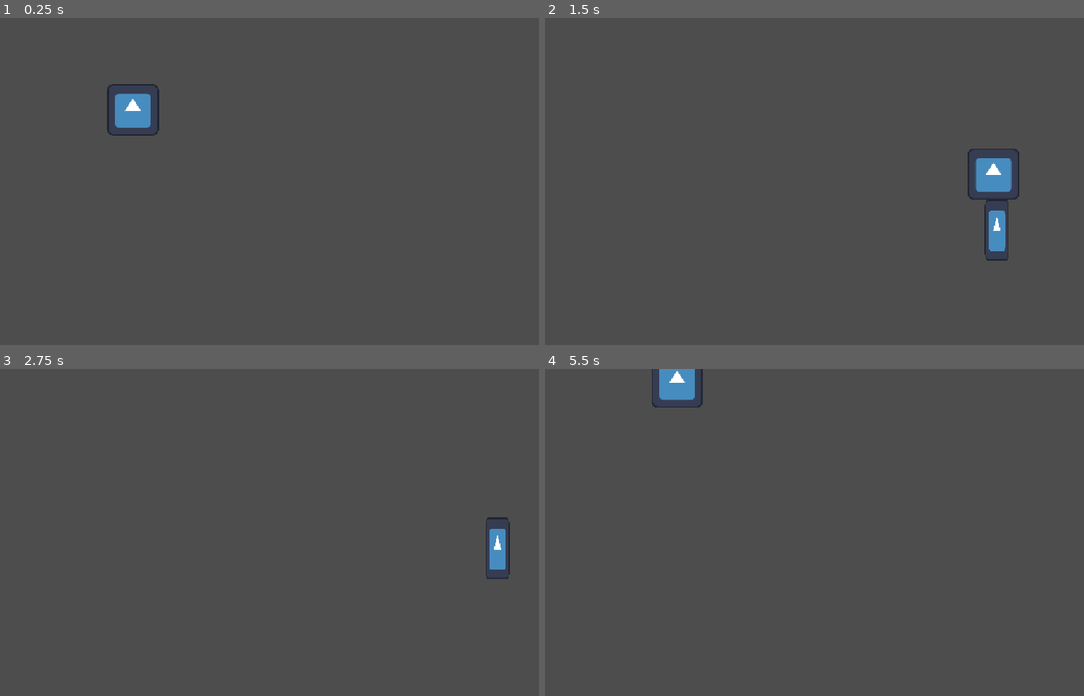
Above: before the commit, frames 1-4 (two rows, left to right).
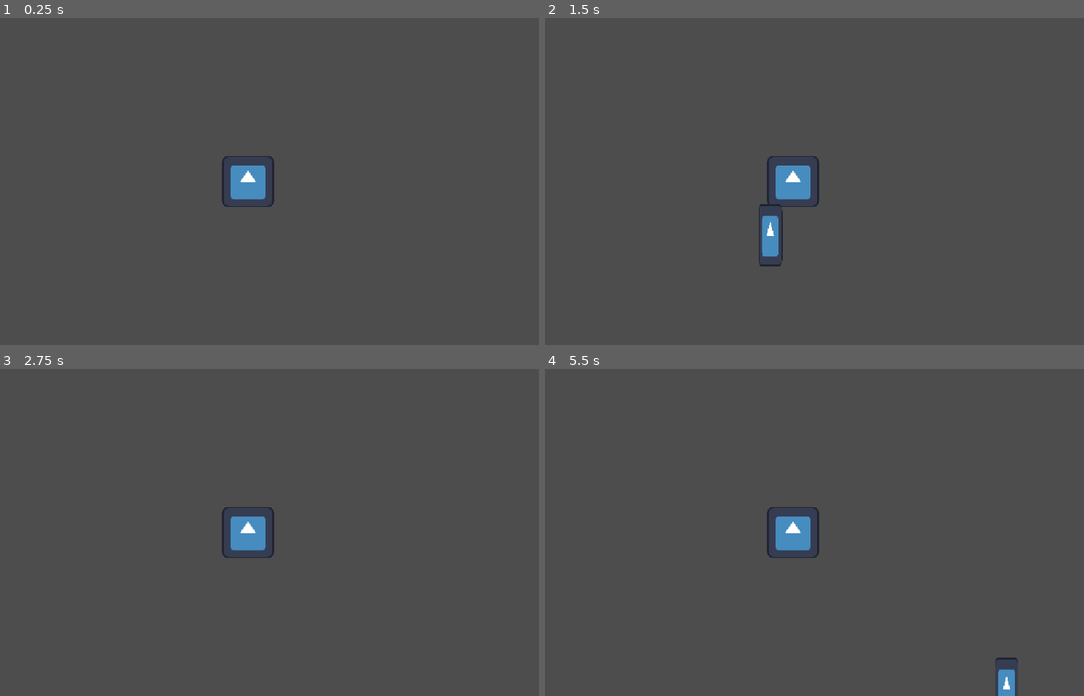
Above: after the commit, the same moments.

Repository: KxtR-27/CS414_SaveTheIdiot
Game: Godot game, scene res://main.tscn
Two runs of this game, one before a commit and one after it. Both use one fixed random seed, a clock stepped at 60 frames per second and the inputs below. The engine's default icon, where the game draws it, is replaced by a stand-in: a white triangle on a blue panel in a dark square.
Inputs:
- Up to frame 1 (0.25 s): no input
- Up to frame 2 (1.5 s): hold D (right) 0.53-1.28 s; tap Q (ability1) at 0.6 s; hold S (down) from 1.28 s (still down); tap E (ability2) at 1.35 s
- Up to frame 3 (2.75 s): release S (down) at 2.03 s; hold D (right) from 2.03 s (still down); tap Q (ability1) at 2.1 s
- Up to frame 4 (5.5 s): release D (right) at 2.78 s; hold W (up) 2.78-3.53 s; tap E (ability2) at 2.85, 4.35 s; tap Enter at 3.5, 5 s; hold A (left) 3.53-5.03 s; tap Q (ability1) at 3.6, 5.1 s; tap Space at 4.25 s; hold S (down) from 5.03 s (still down)

The runs differ from the first frame. In frame 1, 1.7% of the frame differs, in the area x 19-51%, y 20-58%; in frame 2, 2.7%, in the area x 39-88%, y 40-76%; in frame 3, 1.3%; in frame 4, 1.9%.

Commit message:
Refactor file names and structure, add class names
- Move the BasePlayer to its own scene (just like the BaseEnemy already had its own)

- Move scenes and scripts to corresponding subfolders within the `components` folder
  → this keeps them organized
  → should anyone desire to use VSCode, this is what the engine integration expects

- Add class names to make player and enemy extensible

- Move camera to within BasePlayer
  → the camera now follows the player by itself

Diff:
--- a/godot/base_enemy.gd
+++ b/godot/components/base_enemy/base_enemy.gd
@@ -1,3 +1,4 @@
+class_name BaseEnemy
 extends CharacterBody2D
 
 @onready var curr_state : State = State.LOCATING
--- a/godot/base_enemy.tscn
+++ b/godot/components/base_enemy/base_enemy.tscn
@@ -1,6 +1,6 @@
 [gd_scene format=3 uid="uid://d1ks7xuvlpa75"]
 
-[ext_resource type="Script" uid="uid://bw1quqx726ye3" path="res://base_enemy.gd" id="1_72wxb"]
+[ext_resource type="Script" uid="uid://bw1quqx726ye3" path="res://components/base_enemy/base_enemy.gd" id="1_72wxb"]
 [ext_resource type="Texture2D" uid="uid://mm4p6mieif4v" path="res://icon.svg" id="2_nxij1"]
 
 [sub_resource type="RectangleShape2D" id="RectangleShape2D_8vink"]
@@ -12,20 +12,22 @@
 [node name="BaseEnemy" type="CharacterBody2D" unique_id=1599695685]
 scale = Vector2(0.9599999, 0.9599999)
 script = ExtResource("1_72wxb")
+metadata/_edit_group_ = true
 
-[node name="Sprite2D" type="Sprite2D" parent="." unique_id=703301080]
+[node name="Sprite" type="Sprite2D" parent="." unique_id=703301080]
 position = Vector2(1, 0)
 scale = Vector2(0.3828125, 1)
 texture = ExtResource("2_nxij1")
 
-[node name="CollisionShape2D" type="CollisionShape2D" parent="." unique_id=2032780794]
+[node name="Shape" type="CollisionShape2D" parent="." unique_id=2032780794]
 position = Vector2(1, 0)
 shape = SubResource("RectangleShape2D_8vink")
 
-[node name="Area2D" type="Area2D" parent="." unique_id=1541520317]
+[node name="Area" type="Area2D" parent="." unique_id=1541520317]
+metadata/_edit_lock_ = true
 
-[node name="CollisionShape2D" type="CollisionShape2D" parent="Area2D" unique_id=2054265119]
+[node name="Shape" type="CollisionShape2D" parent="Area" unique_id=2054265119]
 scale = Vector2(15.916666, 15.916666)
 shape = SubResource("CircleShape2D_n3d2o")
 
-[connection signal="body_entered" from="Area2D" to="." method="_on_area_2d_body_entered"]
+[connection signal="body_entered" from="Area" to="." method="_on_area_2d_body_entered"]
--- a/godot/player_character.gd
+++ b/godot/components/base_player/base_player.gd
@@ -1,3 +1,4 @@
+class_name BasePlayer
 extends CharacterBody2D
 
 var ability_cooldowns : Dictionary = {
@@ -24,7 +25,7 @@
 		not ability_cooldowns["Q"]
 	):
 		ability_cooldowns["Q"] = true
-		var timer : Timer = $Ability1Cooldown
+		var timer : Timer = $Cooldowns/Ability1Cooldown
 		timer.start()
 		print("pressed Q")
 
@@ -32,7 +33,7 @@
 		not ability_cooldowns["E"]
 	):
 		ability_cooldowns["E"] = true
-		var timer : Timer = $Ability2Cooldown
+		var timer : Timer = $Cooldowns/Ability2Cooldown
 		timer.start()
 		print("pressed E")
 
--- /dev/null
+++ b/godot/components/base_player/base_player.tscn
@@ -0,0 +1,30 @@
+[gd_scene format=3 uid="uid://8ojtytwbd10o"]
+
+[ext_resource type="Script" uid="uid://kk8m7xmlonb5" path="res://components/base_player/base_player.gd" id="1_qp1xa"]
+[ext_resource type="Texture2D" uid="uid://mm4p6mieif4v" path="res://icon.svg" id="2_xxaf0"]
+
+[sub_resource type="CircleShape2D" id="CircleShape2D_llgru"]
+radius = 50.0
+
+[node name="BasePlayer" type="CharacterBody2D" unique_id=72684832]
+script = ExtResource("1_qp1xa")
+
+[node name="Sprite" type="Sprite2D" parent="." unique_id=557455774]
+scale = Vector2(0.8, 0.8)
+texture = ExtResource("2_xxaf0")
+
+[node name="Shape" type="CollisionShape2D" parent="." unique_id=1462866936]
+shape = SubResource("CircleShape2D_llgru")
+
+[node name="Cooldowns" type="Node" parent="." unique_id=573484517]
+
+[node name="Ability1Cooldown" type="Timer" parent="Cooldowns" unique_id=367998007]
+one_shot = true
+
+[node name="Ability2Cooldown" type="Timer" parent="Cooldowns" unique_id=367669852]
+one_shot = true
+
+[node name="Camera" type="Camera2D" parent="." unique_id=1574301220]
+
+[connection signal="timeout" from="Cooldowns/Ability1Cooldown" to="." method="_on_ability_1_cooldown_timeout"]
+[connection signal="timeout" from="Cooldowns/Ability2Cooldown" to="." method="_on_ability_2_cooldown_timeout"]
--- a/godot/main.tscn
+++ b/godot/main.tscn
@@ -1,36 +1,12 @@
 [gd_scene format=3 uid="uid://jp4phtq15x75"]
 
-[ext_resource type="Script" uid="uid://kk8m7xmlonb5" path="res://player_character.gd" id="1_0xm2m"]
-[ext_resource type="Texture2D" uid="uid://mm4p6mieif4v" path="res://icon.svg" id="2_h2yge"]
-[ext_resource type="PackedScene" uid="uid://d1ks7xuvlpa75" path="res://base_enemy.tscn" id="3_h2yge"]
-
-[sub_resource type="CircleShape2D" id="CircleShape2D_llgru"]
-radius = 50.0
+[ext_resource type="PackedScene" uid="uid://8ojtytwbd10o" path="res://components/base_player/base_player.tscn" id="1_0xm2m"]
+[ext_resource type="PackedScene" uid="uid://d1ks7xuvlpa75" path="res://components/base_enemy/base_enemy.tscn" id="3_h2yge"]
 
 [node name="Node2D" type="Node2D" unique_id=218919239]
 
-[node name="PlayerCharacter" type="CharacterBody2D" parent="." unique_id=1331257748 groups=["targets"]]
-position = Vector2(-228, -142)
-script = ExtResource("1_0xm2m")
-
-[node name="Sprite2D" type="Sprite2D" parent="PlayerCharacter" unique_id=885468083]
-scale = Vector2(0.8, 0.8)
-texture = ExtResource("2_h2yge")
-
-[node name="CollisionShape2D" type="CollisionShape2D" parent="PlayerCharacter" unique_id=1677060244]
-shape = SubResource("CircleShape2D_llgru")
-
-[node name="Ability1Cooldown" type="Timer" parent="PlayerCharacter" unique_id=1157406371]
-one_shot = true
-
-[node name="Ability2Cooldown" type="Timer" parent="PlayerCharacter" unique_id=1410557548]
-one_shot = true
+[node name="BasePlayer" parent="." unique_id=72684832 instance=ExtResource("1_0xm2m")]
+position = Vector2(216, 158)
 
 [node name="BaseEnemy" parent="." unique_id=1599695685 instance=ExtResource("3_h2yge")]
-position = Vector2(695, 257)
-speed = 0.5
-
-[node name="Camera2D" type="Camera2D" parent="." unique_id=964846865]
-
-[connection signal="timeout" from="PlayerCharacter/Ability1Cooldown" to="PlayerCharacter" method="_on_ability_1_cooldown_timeout"]
-[connection signal="timeout" from="PlayerCharacter/Ability2Cooldown" to="PlayerCharacter" method="_on_ability_2_cooldown_timeout"]
+position = Vector2(881, 356)
--- a/godot/project.godot
+++ b/godot/project.godot
@@ -34,6 +34,132 @@
 
 [input]
 
+ability_1={
+"deadzone": 0.2,
+"events": [Object(InputEventKey,
+"resource_local_to_scene": false,
+"resource_name": "",
+"device": -1,
+"window_id": 0,
+"alt_pressed": false,
+"shift_pressed": false,
+"ctrl_pressed": false,
+"meta_pressed": false,
+"pressed": false,
+"keycode": 0,
+"physical_keycode": 81,
+"key_label": 0,
+"unicode": 113,
+"location": 0,
+"echo": false,
+"script": null
+)]
+}
+ability_2={
+"deadzone": 0.2,
+"events": [Object(InputEventKey,
+"resource_local_to_scene": false,
+"resource_name": "",
+"device": -1,
+"window_id": 0,
+"alt_pressed": false,
+"shift_pressed": false,
+"ctrl_pressed": false,
+"meta_pressed": false,
+"pressed": false,
+"keycode": 0,
+"physical_keycode": 69,
+"key_label": 0,
+"unicode": 101,
+"location": 0,
+"echo": false,
+"script": null
+)]
+}
+move_up={
+"deadzone": 0.2,
+"events": [Object(InputEventKey,
+"resource_local_to_scene": false,
+"resource_name": "",
+"device": -1,
+"window_id": 0,
+"alt_pressed": false,
+"shift_pressed": false,
+"ctrl_pressed": false,
+"meta_pressed": false,
+"pressed": false,
+"keycode": 0,
+"physical_keycode": 87,
+"key_label": 0,
+"unicode": 119,
+"location": 0,
+"echo": false,
+"script": null
+)]
+}
+move_down={
+"deadzone": 0.2,
+"events": [Object(InputEventKey,
+"resource_local_to_scene": false,
+"resource_name": "",
+"device": -1,
+"window_id": 0,
+"alt_pressed": false,
+"shift_pressed": false,
+"ctrl_pressed": false,
+"meta_pressed": false,
+"pressed": false,
+"keycode": 0,
+"physical_keycode": 83,
+"key_label": 0,
+"unicode": 115,
+"location": 0,
+"echo": false,
+"script": null
+)]
+}
+move_left={
+"deadzone": 0.2,
+"events": [Object(InputEventKey,
+"resource_local_to_scene": false,
+"resource_name": "",
+"device": -1,
+"window_id": 0,
+"alt_pressed": false,
+"shift_pressed": false,
+"ctrl_pressed": false,
+"meta_pressed": false,
+"pressed": false,
+"keycode": 0,
+"physical_keycode": 65,
+"key_label": 0,
+"unicode": 97,
+"location": 0,
+"echo": false,
+"script": null
+)]
+}
+move_right={
+"deadzone": 0.2,
+"events": [Object(InputEventKey,
+"resource_local_to_scene": false,
+"resource_name": "",
+"device": -1,
+"window_id": 0,
+"alt_pressed": false,
+"shift_pressed": false,
+"ctrl_pressed": false,
+"meta_pressed": false,
+"pressed": false,
+"keycode": 0,
+"physical_keycode": 68,
+"key_label": 0,
+"unicode": 100,
+"location": 0,
+"echo": false,
+"script": null
+)]
+}
 ability1={
 "deadzone": 0.2,
 "events": [Object(InputEventKey,
Renamed: godot/base_enemy.gd.uid -> godot/components/base_enemy/base_enemy.gd.uid
Renamed: godot/player_character.gd.uid -> godot/components/base_player/base_player.gd.uid
